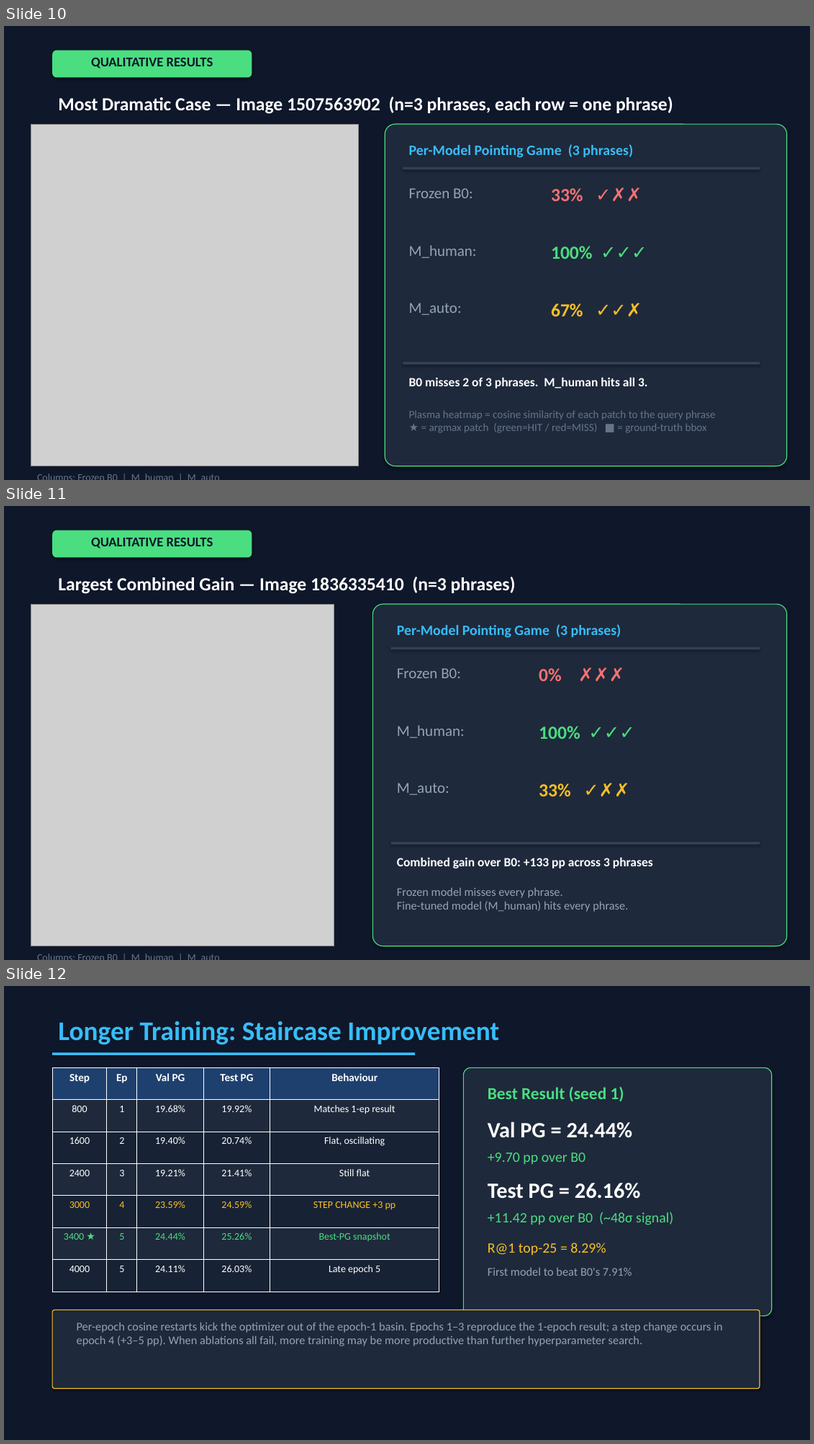
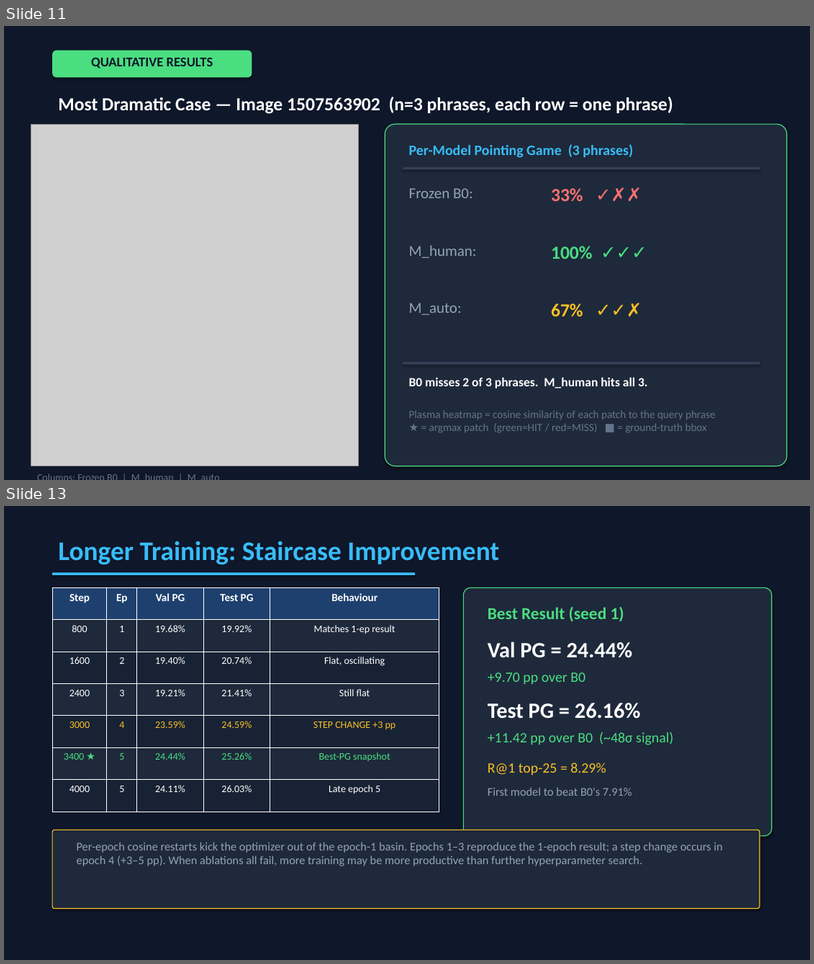
Before and after one commit to Ani0202/region-grounded, a slide deck: presentation/graft_presentation.pptx. Shown one above the other, each under a label of ours: slides 10, 11 and 12 before the commit, slides 11 and 13 after it; the slides between them are not shown. The pictures are 814x1444 and 814x964 pixels, drawn with LibreOffice and Linux fonts; fonts in the diff are those of the drawing; grey boxes stand for pictures. Boxes give left, top, right and bottom in pixels: in the first picture for what was removed or moved away, otherwise in the second. Text is boxed around its words. In the diff, an @@ line names an element or a change of style, - is before the commit and + after.

```diff
--- a/presentation/graft_presentation.pptx
+++ b/presentation/graft_presentation.pptx
@@ slide 11 removed at (x1=4, y1=506, x2=810, y2=960), background #0F172A @@
@@ rounded rectangle removed at (x1=52, y1=530, x2=252, y2=557) @@
@@ text removed at (x1=91, y1=538, x2=214, y2=548) @@
-QUALITATIVE RESULTS
@@ text removed at (x1=58, y1=577, x2=516, y2=594) @@
-Largest Combined Gain — Image 1836335410 (n=3 phrases)
@@ picture removed at (x1=31, y1=604, x2=334, y2=946) @@
@@ rounded rectangle removed at (x1=373, y1=604, x2=787, y2=946) @@
@@ text removed at (x1=397, y1=624, x2=622, y2=638) @@
-Per-Model Pointing Game (3 phrases)
@@ rectangle removed at (x1=391, y1=647, x2=760, y2=649) @@
@@ text removed at (x1=397, y1=668, x2=461, y2=678) @@
-Frozen B0:
@@ text removed at (x1=539, y1=668, x2=562, y2=681) @@
-0% ✗✗✗
@@ text removed at (x1=397, y1=725, x2=465, y2=738) @@
-M_human:
@@ text removed at (x1=539, y1=726, x2=581, y2=739) @@
-100% ✓✓✓
@@ text removed at (x1=397, y1=782, x2=450, y2=795) @@
-M_auto:
@@ text removed at (x1=539, y1=783, x2=571, y2=796) @@
-33% ✓✗✗
@@ rectangle removed at (x1=391, y1=842, x2=760, y2=844) @@
@@ text removed at (x1=397, y1=857, x2=653, y2=868) @@
-Combined gain over B0: +133 pp across 3 phrases
@@ text removed at (x1=397, y1=888, x2=628, y2=911) @@
-Frozen model misses every phrase.
-Fine-tuned model (M_human) hits every phrase.
@@ text removed at (x1=397, y1=888, x2=542, y2=911) @@
-Columns: Frozen B0 | M_human | M_auto
@@ what was slide 10 is now slide 11 @@
@@ what was slide 12 is now slide 13 @@
```
Also in this commit, not shown: 2 slides added, 1 other file.
